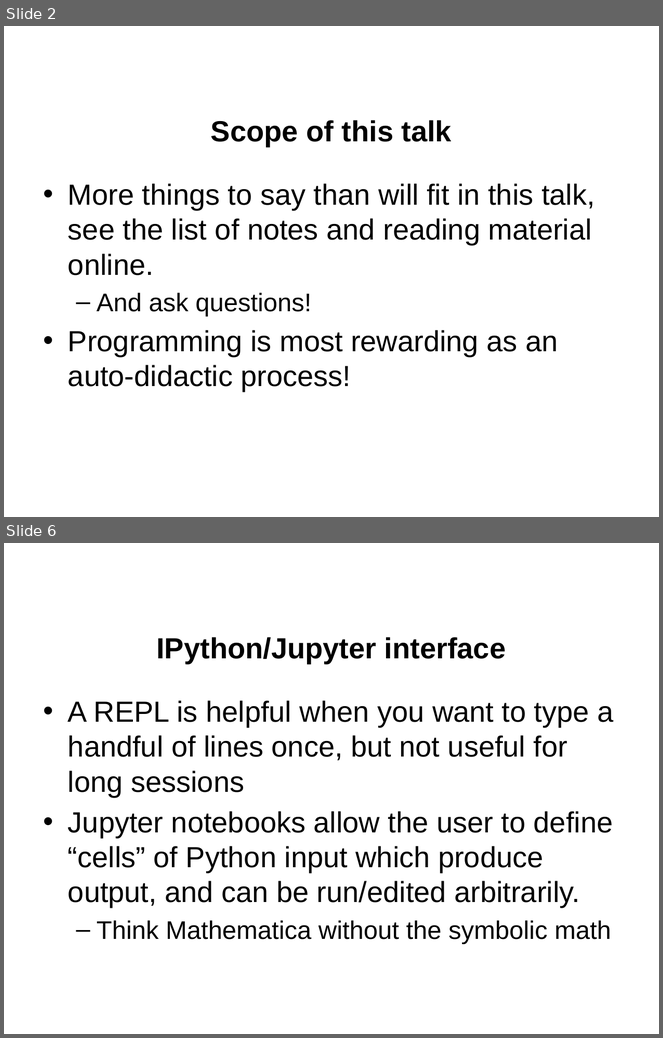
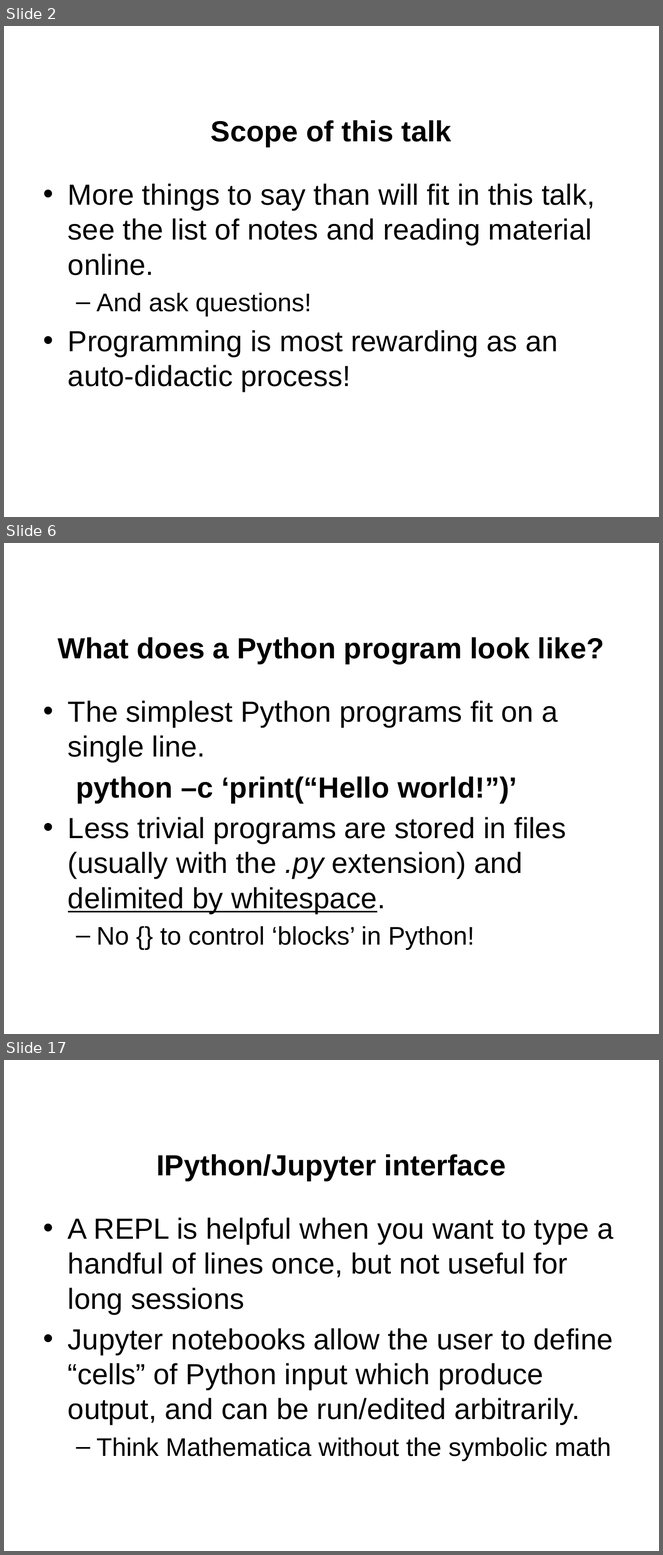
Before and after one commit to jgerity/talks, a slide deck: 2016/computing_workgroup/intro-to-python/intro-to-python.pptx. Shown one above the other, each under a label of ours: slides 2 and 6 before the commit, slides 2, 6 and 17 after it; the slides between them are not shown. The pictures are 663x1038 and 663x1555 pixels, drawn with LibreOffice and Linux fonts; fonts in the diff are those of the drawing; background and template pictures are left out. Boxes give left, top, right and bottom in pixels: in the first picture for what was removed or moved away, otherwise in the second. Text is boxed around its words. In the diff, an @@ line names an element or a change of style, - is before the commit and + after.

Commit message:
Bring back proper version of intro Python talk

```diff
--- a/2016/computing_workgroup/intro-to-python/intro-to-python.pptx
+++ b/2016/computing_workgroup/intro-to-python/intro-to-python.pptx
@@ slide 6 added at (4, 543, 659, 1034), background picture (left out) @@
@@ title added at (58, 637, 604, 664), 32 pt, text #000000, bold @@
+What does a Python program look like?
@@ text added at (68, 701, 566, 950), 32 pt, text #000000 @@
+• The simplest Python programs fit on a single line.
+python –c ‘print(“Hello world!”)’
+• Less trivial programs are stored in files (usually with the .py extension) and delimited by whitespace.
+  – No {} to control ‘blocks’ in Python!
@@ what was slide 6 is now slide 17 @@
```
Also in this commit, not shown: 1 slide changed, 21 other slides added, 3 slides removed.
